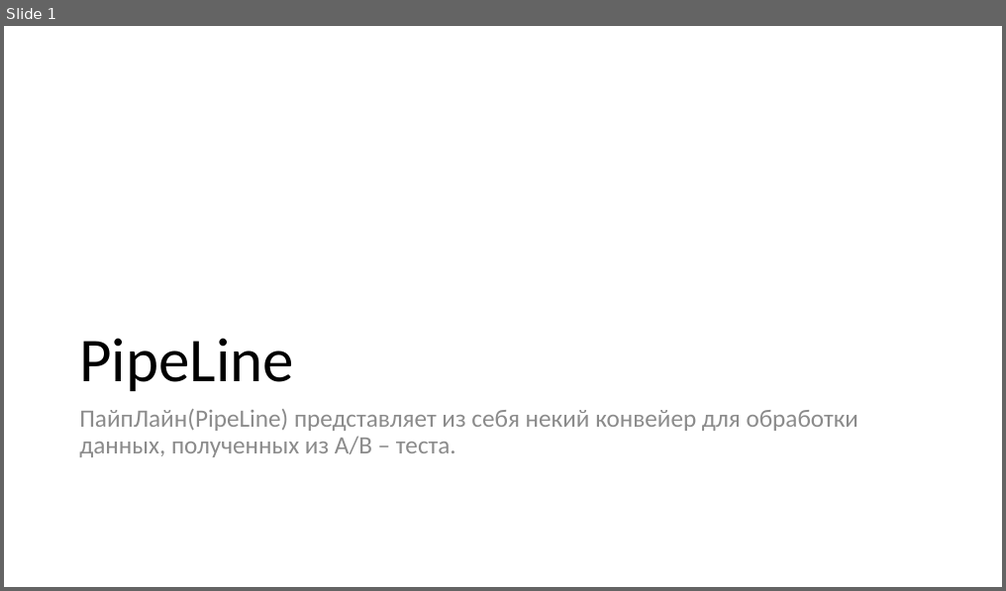
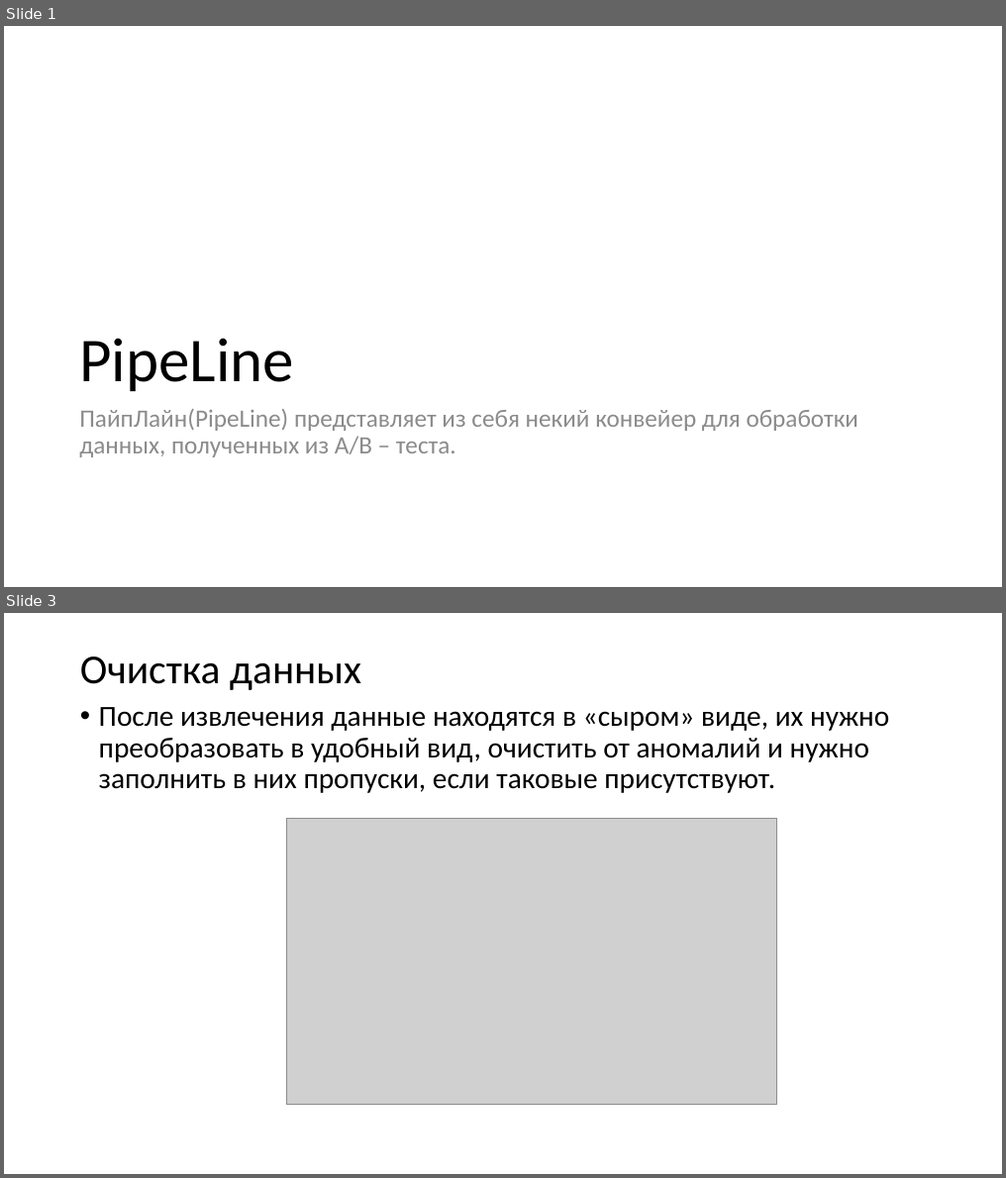
Before and after one commit to JacKira/IT_project, a slide deck: PipeLine.pptx. Shown one above the other, each under a label of ours: slide 1 before the commit, slides 1 and 3 after it; the slides between them are not shown. The pictures are 1006x591 and 1006x1178 pixels, drawn with LibreOffice and Linux fonts; fonts in the diff are those of the drawing; grey boxes stand for pictures. Boxes give left, top, right and bottom in pixels: in the first picture for what was removed or moved away, otherwise in the second. Text is boxed around its words. In the diff, an @@ line names an element or a change of style, - is before the commit and + after.

```diff
--- a/PipeLine.pptx
+++ b/PipeLine.pptx
@@ slide 3 added at <box>4,613,1002,1174</box>, background #FFFFFF @@
@@ title added at <box>80,657,361,690</box>, 39.6 pt, text #000000 @@
+Очистка данных
@@ text added at <box>99,707,889,793</box>, 28 pt, text #000000 @@
+• После извлечения данные находятся в «сыром» виде, их нужно преобразовать в удобный вид, очистить от аномалий и нужно заполнить в них пропуски, если таковые присутствуют.
@@ picture added at <box>286,818,777,1105</box> @@
```
Also in this commit, not shown: 3 other slides added, 1 slide removed, 2 other files.
